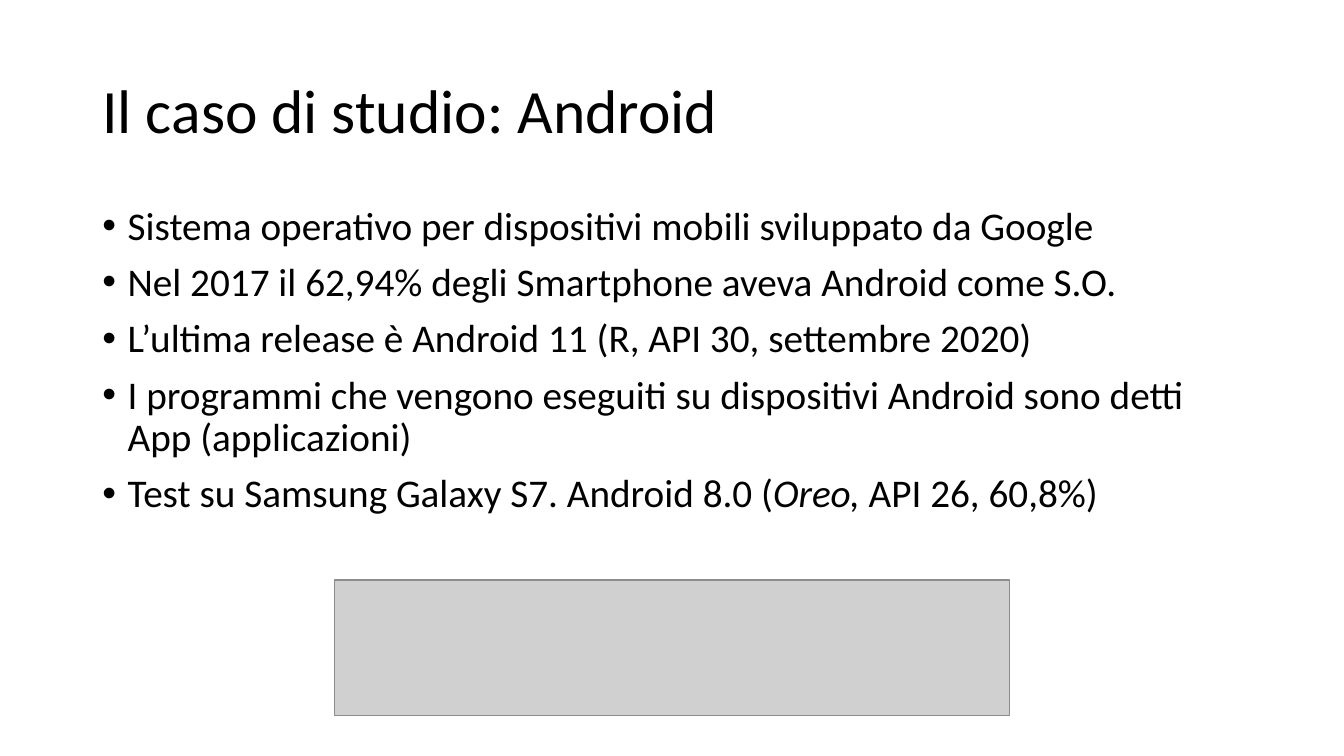
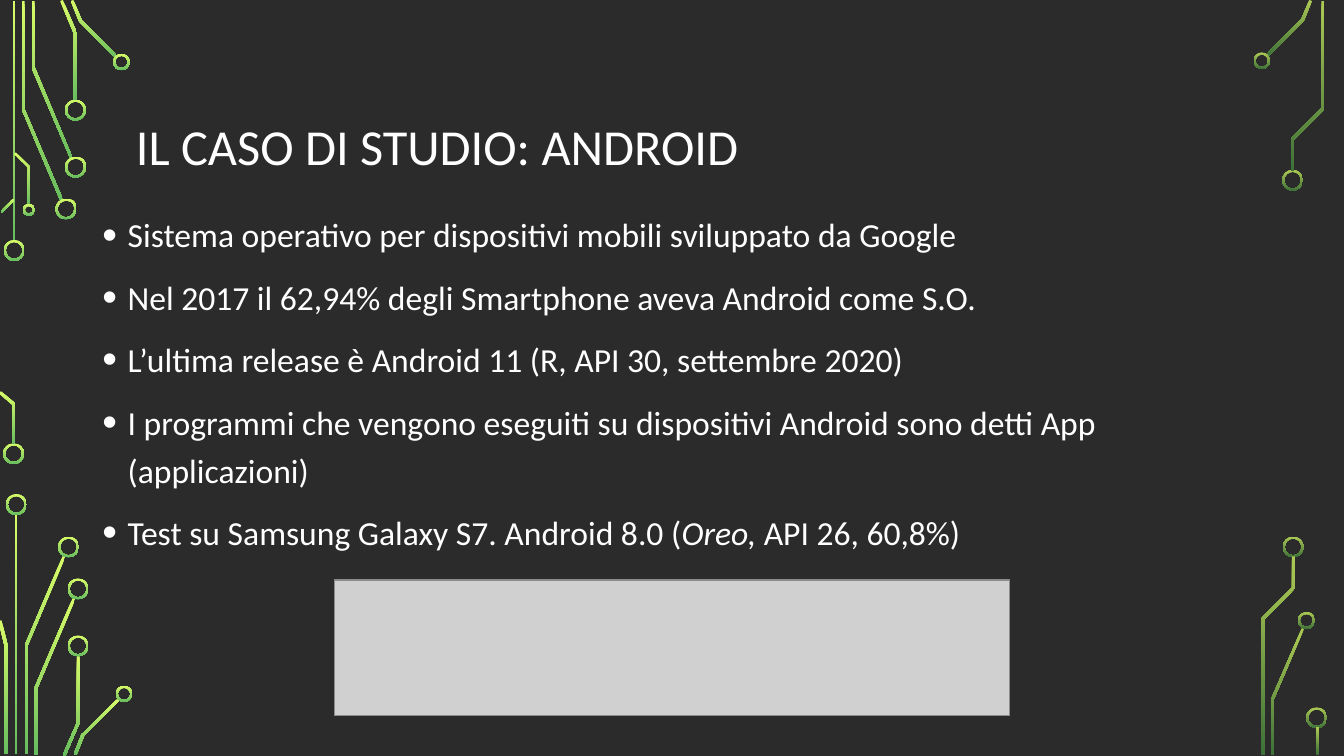
Before and after one commit to vinsan/TesiMagistrale, a slide deck: slide 4 of Le intercettazioni telefoniche in Android.odp. Drawn at 1344x756 pixels with LibreOffice and Linux fonts; fonts in the diff are those of the drawing; grey boxes stand for pictures; background and template pictures are left out; a plain dark background stands for a picture behind light text. Boxes give left, top, right and bottom in pixels: in the first picture for what was removed or moved away, otherwise in the second. Text is boxed around its words. In the diff, an @@ line names an element or a change of style, - is before the commit and + after.

```diff
--- a/Le intercettazioni telefoniche in Android.odp
+++ b/Le intercettazioni telefoniche in Android.odp
@@ background #FFFFFF to picture (left out) @@
@@ title at bbox=[136, 132, 739, 166]: text changed; size 44 to 36 pt; text colour #000000 to #FFFFFF @@
-Il caso di studio: Android
+IL CASO DI STUDIO: ANDROID
@@ text "Sistema operativo per dispositivi mobili ..." at bbox=[128, 223, 1096, 551]: size 28 to 24 pt, text colour #000000 to #FFFFFF; line spacing 0.9 to 1.2; bullet colour #000000 to #FFFFFF @@
@@ group added at bbox=[0, 0, 1328, 756]: 36 freeform shapes @@
```
Also in this commit, not shown: 9 other slides changed, 2 slides added, 2 slides removed.
